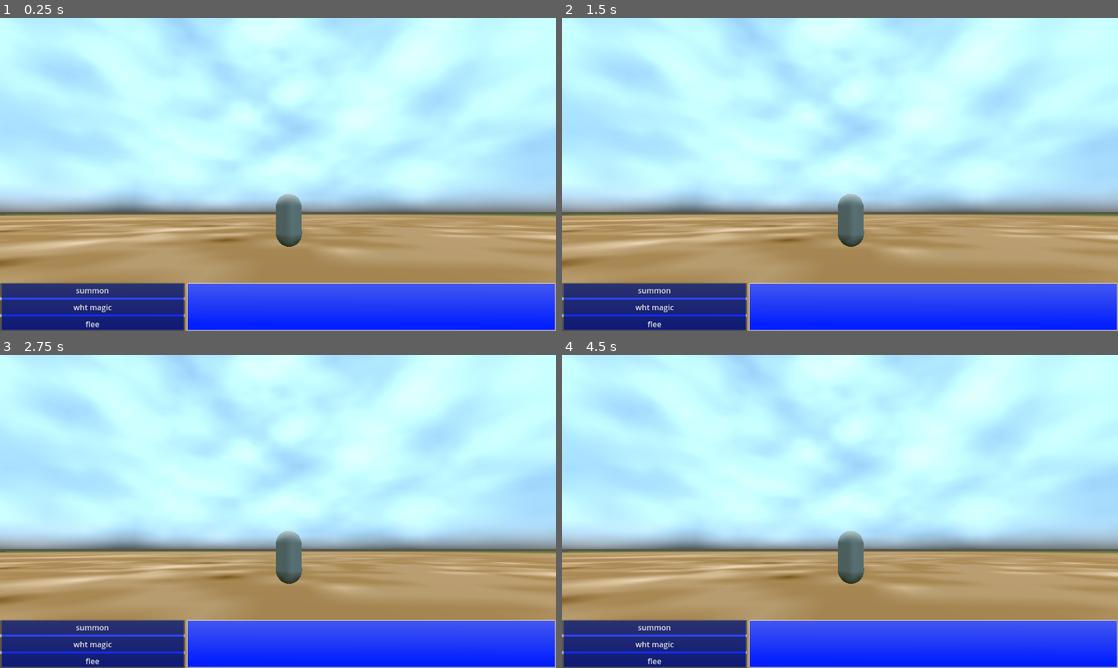
Above: before the commit, frames 1-4 (two rows, left to right).
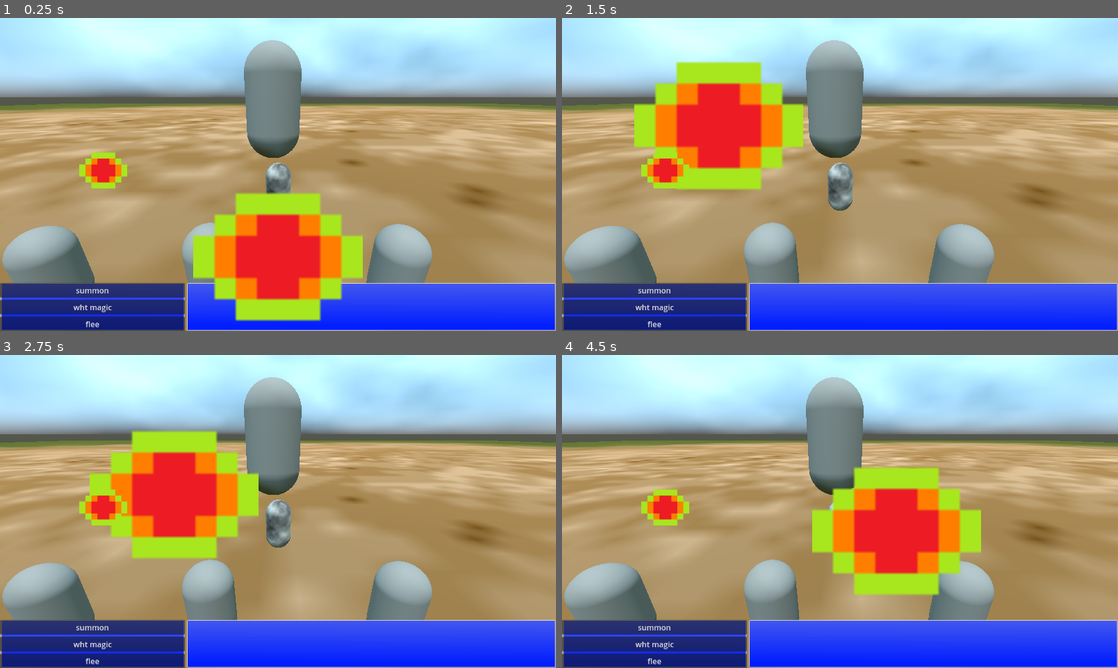
Above: after the commit, the same moments.

Repository: ludovino/BuiltToScale2024
Game: Godot game, scene res://battle/battle_scene.tscn
Same seed, same stepped clock (60 frames per second), same inputs: the game is played once before the commit and once after it.
Inputs:
- Up to frame 1 (0.25 s): no input
- Up to frame 2 (1.5 s): tap Enter (ui_accept) at 0.5, 0.77 s; hold Right (ui_right) 0.53-1.28 s; hold Left (ui_left) from 1.28 s (still down)
- Up to frame 3 (2.75 s): tap Enter (ui_accept) at 1.52 s; release Left (ui_left) at 2.03 s; hold Right (ui_right) from 2.03 s (still down)
- Up to frame 4 (4.5 s): tap Enter (ui_accept) at 3.02, 3.77 s; release Right (ui_right) at 3.53 s; hold Left (ui_left) from 3.53 s (still down)

The runs differ from the first frame. In frame 1, 66% of the frame differs, in the area x 0-100%, y 0-97%; in frame 2, 61%; in frame 3, 61%; in frame 4, 62%.

Commit message:
spirit align game setup: player/demon movement

Diff:
--- a/battle/battle_scene.tscn
+++ b/battle/battle_scene.tscn
@@ -1,6 +1,7 @@
-[gd_scene load_steps=20 format=3 uid="uid://yavtuvbed3fv"]
+[gd_scene load_steps=21 format=3 uid="uid://yavtuvbed3fv"]
 
 [ext_resource type="Script" path="res://global_scripts/battle.gd" id="1_gisox"]
+[ext_resource type="PackedScene" uid="uid://cqqmnp4s4efji" path="res://spirit_align/spirit_align_scene_3d.tscn" id="2_fw8uy"]
 [ext_resource type="PackedScene" uid="uid://dndy3wxgd4f41" path="res://example/push_the_button.tscn" id="2_rpkcf"]
 [ext_resource type="Texture2D" uid="uid://ymeav3v4k8rf" path="res://battle/textures/grasstemp.png" id="3_6htwh"]
 [ext_resource type="PackedScene" uid="uid://n1ikks0vo2ff" path="res://demon_pov/demon_pov.tscn" id="3_ohcvm"]
@@ -67,7 +68,7 @@
 
 [node name="Battle" type="Node3D" node_paths=PackedStringArray("battle_ui")]
 script = ExtResource("1_gisox")
-minigame_scenes = Array[PackedScene]([ExtResource("6_flynk"), ExtResource("3_ohcvm"), ExtResource("2_rpkcf")])
+minigame_scenes = Array[PackedScene]([ExtResource("2_fw8uy"), ExtResource("6_flynk"), ExtResource("3_ohcvm"), ExtResource("2_rpkcf")])
 battle_ui = NodePath("Control")
 
 [node name="MeshInstance3D" type="MeshInstance3D" parent="."]
@@ -156,5 +157,3 @@
 [node name="Player" type="MeshInstance3D" parent="."]
 transform = Transform3D(1, 0, 0, 0, 1, 0, 0, 0, 1, 0, 1, 13.007)
 mesh = SubResource("CapsuleMesh_c60ml")
-
-[node name="HellGatesScene" parent="." instance=ExtResource("6_flynk")]
--- a/hell_gates/hell_gates_minigame.gd
+++ b/hell_gates/hell_gates_minigame.gd
@@ -20,10 +20,11 @@
 func _updateInput(delta : float) -> void:
 	var meter_deplete_this_frame = meter_deplete_per_second * delta
 	current_hell_meter -= meter_deplete_this_frame
+	current_hell_meter = max(0, current_hell_meter)
 	if(Input.is_action_just_pressed("minigame_button_1")):
 		current_hell_meter += button_press_increment
-		#print("BRUH pressed the hell button - increment hell energy")
+		print("BRUH pressed the hell button - increment hell energy")
 
-	#print("HELLO hell value " + str(current_hell_meter))
+	print("HELLO hell value " + str(current_hell_meter))
 	if(current_hell_meter >= button_meter_goal):
 		succeeded.emit()
--- a/hell_gates/hell_gates_scene.tscn
+++ b/hell_gates/hell_gates_scene.tscn
@@ -6,7 +6,7 @@
 script = ExtResource("1_83w61")
 meter_deplete_per_second = 10.0
 button_press_increment = 3.0
-button_meter_goal = 100.0
+button_meter_goal = 1.0
 
 [node name="Camera3D" type="Camera3D" parent="."]
 transform = Transform3D(-0.99872, -0.00908849, -0.0497537, 0, 0.983722, -0.179696, 0.0505769, -0.179466, -0.982463, -0.00352788, 1.29015, 4.92609)
--- /dev/null
+++ b/spirit_align/spirit_align_minigame.gd
@@ -0,0 +1,48 @@
+extends Minigame
+
+@export var demon_spirit_point_a : Vector2
+@export var demon_spirit_point_b : Vector2
+
+@export var demon_spirit_area : Area2D
+@export var player_spirit_area : Area2D
+
+var seconds_passed : float
+
+@export var demon_spirit_speed : float
+@export var input_sensitivity : float
+
+@export var noise : Noise
+
+
+# Called when the node enters the scene tree for the first time.
+func _ready() -> void:
+	pass # Replace with function body.
+
+
+# Called every frame. 'delta' is the elapsed time since the previous frame.
+func _process(delta: float) -> void:
+	#demon spirit movement
+	seconds_passed += delta
+	var lerp_point = (sin(seconds_passed * demon_spirit_speed) / 2) + 0.5
+	var lerp_x = noise.get_noise_2d(seconds_passed * demon_spirit_speed, 0) + 0.5
+	var lerp_y = noise.get_noise_2d(0, seconds_passed * demon_spirit_speed)	 + 0.5
+
+	#demon_spirit_area.position.x = lerp(demon_spirit_point_a.x, demon_spirit_point_b.x, lerp_point)
+
+	demon_spirit_area.position.x = lerp(demon_spirit_point_a.x, demon_spirit_point_b.x, lerp_x)
+	demon_spirit_area.position.y = lerp(demon_spirit_point_a.y, demon_spirit_point_b.y, lerp_y)
+
+	#player spirit control
+	var velocity = Input.get_vector("minigame_left", "minigame_right", "minigame_up", "minigame_down") * input_sensitivity
+
+	#player_spirit_area.global_position = Vector2(0.0, 0.0)
+	var new_player_pos = Vector2(player_spirit_area.global_position.x + velocity.x,
+	player_spirit_area.global_position.y + velocity.y)
+
+	new_player_pos.x = clamp(new_player_pos.x, 0.0, 1152.0)
+	new_player_pos.y = clamp(new_player_pos.y, 0.0, 648.0)
+
+	player_spirit_area.global_position = new_player_pos
+
+	#print("[HELLO] demon area x pos: " + str(demon_spirit_area.position.x) + ", seconds passed " + str(seconds_passed) + " lerp point " + str(lerp_point))
+	pass
--- /dev/null
+++ b/spirit_align/spirit_align_scene.tscn
@@ -0,0 +1,28 @@
+[gd_scene load_steps=4 format=3 uid="uid://crj2cof0n4h37"]
+
+[ext_resource type="Script" path="res://spirit_align/spirit_align_minigame.gd" id="1_osbdv"]
+[ext_resource type="Texture2D" uid="uid://b4vihmbrc3rnl" path="res://battle/demon_pellet_64x64.png" id="2_b3hlr"]
+
+[sub_resource type="CircleShape2D" id="CircleShape2D_djc5d"]
+
+[node name="SpiritAlignScene" type="Node2D"]
+script = ExtResource("1_osbdv")
+demon_spirit_point_a = Vector2(213, 315)
+demon_spirit_point_b = Vector2(900, 315)
+
+[node name="DemonSpiritArea" type="Area2D" parent="."]
+position = Vector2(900, 315)
+scale = Vector2(14.045, 14.045)
+
+[node name="CollisionShape2D" type="CollisionShape2D" parent="DemonSpiritArea"]
+shape = SubResource("CircleShape2D_djc5d")
+
+[node name="Sprite2D" type="Sprite2D" parent="DemonSpiritArea"]
+texture = ExtResource("2_b3hlr")
+
+[node name="PlayerSpiritArea" type="Area2D" parent="."]
+position = Vector2(213, 315)
+scale = Vector2(5, 5)
+
+[node name="CollisionShape2D" type="CollisionShape2D" parent="PlayerSpiritArea"]
+shape = SubResource("CircleShape2D_djc5d")
--- /dev/null
+++ b/spirit_align/spirit_align_scene_3d.tscn
@@ -0,0 +1,46 @@
+[gd_scene load_steps=6 format=3 uid="uid://cqqmnp4s4efji"]
+
+[ext_resource type="Script" path="res://spirit_align/spirit_align_minigame.gd" id="1_ll5ol"]
+[ext_resource type="Texture2D" uid="uid://b4vihmbrc3rnl" path="res://battle/demon_pellet_64x64.png" id="2_dcwm2"]
+
+[sub_resource type="FastNoiseLite" id="FastNoiseLite_i1ket"]
+seed = 20
+frequency = 0.022
+fractal_octaves = 2
+fractal_lacunarity = 1.0
+
+[sub_resource type="CircleShape2D" id="CircleShape2D_djd2j"]
+
+[sub_resource type="CircleShape2D" id="CircleShape2D_mq2xc"]
+
+[node name="SpiritAlignScene3d" type="Node3D" node_paths=PackedStringArray("demon_spirit_area", "player_spirit_area")]
+script = ExtResource("1_ll5ol")
+demon_spirit_point_a = Vector2(213, 156)
+demon_spirit_point_b = Vector2(900, 491)
+demon_spirit_area = NodePath("DemonSpiritArea")
+player_spirit_area = NodePath("PlayerSpiritArea")
+demon_spirit_speed = 30.0
+input_sensitivity = 6.0
+noise = SubResource("FastNoiseLite_i1ket")
+
+[node name="DemonSpiritArea" type="Area2D" parent="."]
+position = Vector2(213, 315)
+scale = Vector2(14.045, 14.045)
+
+[node name="CollisionShape2D" type="CollisionShape2D" parent="DemonSpiritArea"]
+shape = SubResource("CircleShape2D_djd2j")
+
+[node name="Sprite2D" type="Sprite2D" parent="DemonSpiritArea"]
+scale = Vector2(0.39, 0.39)
+texture = ExtResource("2_dcwm2")
+
+[node name="PlayerSpiritArea" type="Area2D" parent="."]
+position = Vector2(213, 315)
+scale = Vector2(5, 5)
+
+[node name="CollisionShape2D" type="CollisionShape2D" parent="PlayerSpiritArea"]
+shape = SubResource("CircleShape2D_mq2xc")
+
+[node name="Sprite2D" type="Sprite2D" parent="PlayerSpiritArea"]
+scale = Vector2(0.31, 0.31)
+texture = ExtResource("2_dcwm2")
